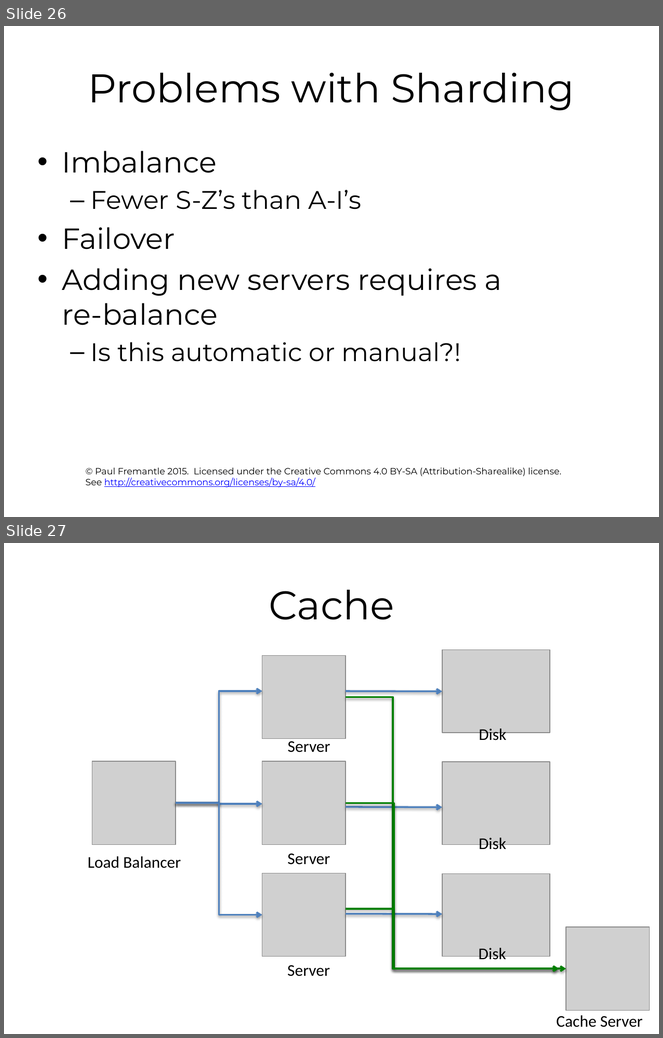
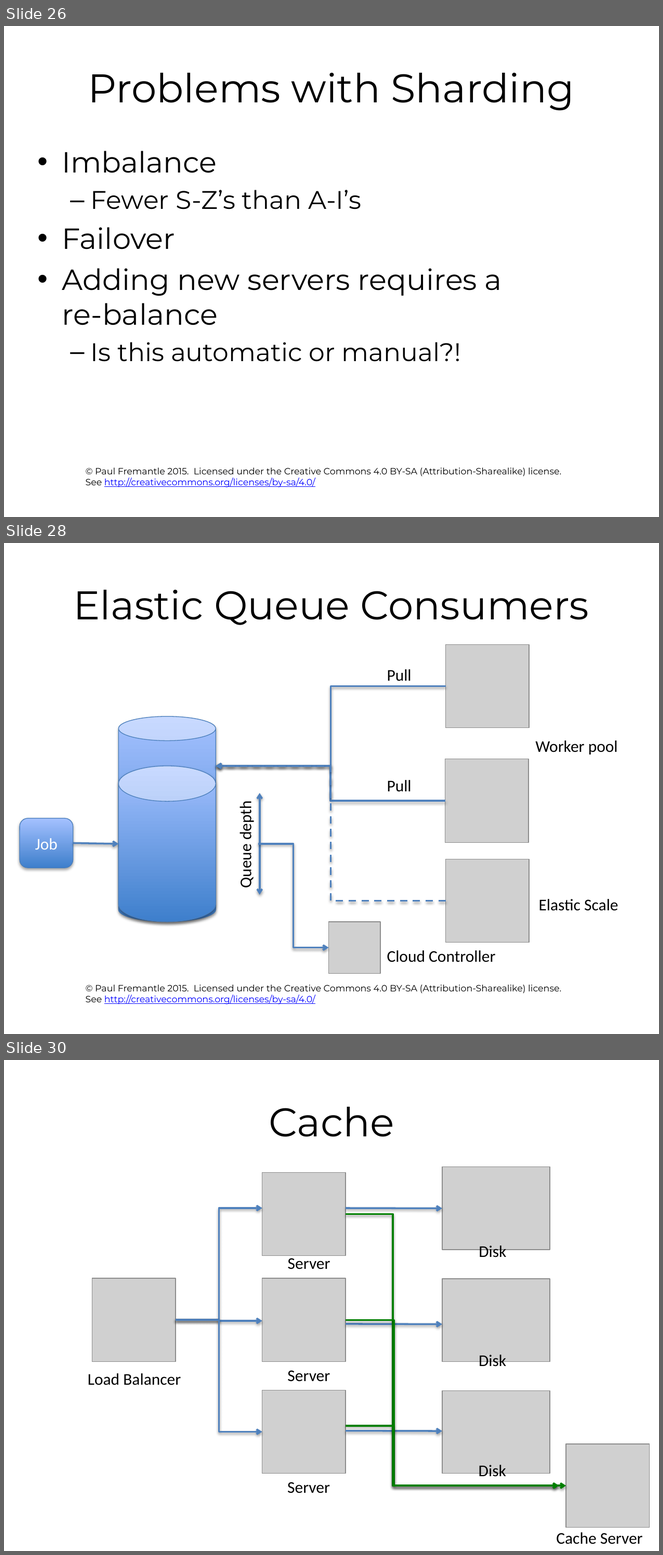
Before and after one commit to pzfreo/ox-clo, a slide deck: pres-source/03-cloud-computing-theory.pptx. Shown one above the other, each under a label of ours: slides 26 and 27 before the commit, slides 26, 28 and 30 after it; the slides between them are not shown. The pictures are 663x1038 and 663x1555 pixels, drawn with LibreOffice and Linux fonts; fonts in the diff are those of the drawing; grey boxes stand for pictures; background and template pictures are left out. Boxes give left, top, right and bottom in pixels: in the first picture for what was removed or moved away, otherwise in the second. Text is boxed around its words. In the diff, an @@ line names an element or a change of style, - is before the commit and + after.

```diff
--- a/pres-source/03-cloud-computing-theory.pptx
+++ b/pres-source/03-cloud-computing-theory.pptx
@@ slide 28 added at (4, 543, 659, 1034), background #FFFFFF; not listed: 1 template element that a slide beside it also shows @@
@@ title added at (73, 590, 590, 625), 44 pt, text #000000 @@
+Elastic Queue Consumers
@@ picture added at (445, 644, 529, 728) @@
@@ text added at (387, 669, 412, 681), 18 pt, text #000000 @@
+Pull
@@ elbow arrow added from (445, 687) to (216, 767), #4F81BD 2 pt @@
@@ cylinder added at (118, 717, 216, 923), fill gradient #3F80CE to #A4C4FF, outline #4B7EBC 0.75 pt @@
@@ text added at (535, 741, 618, 755), 18 pt, text #000000 @@
+Worker pool
@@ picture added at (445, 759, 529, 843) @@
@@ cylinder added at (118, 767, 216, 923), fill gradient #3F80CE to #A4C4FF, outline #4B7EBC 0.75 pt @@
@@ elbow arrow added from (445, 801) to (216, 767), #4F81BD 2 pt @@
@@ elbow arrow added from (445, 901) to (216, 767), #4F81BD 2 pt dashed @@
@@ text added at (387, 780, 412, 792), 18 pt, text #000000 @@
+Pull
@@ text added at (236, 805, 256, 888), 18 pt, text #000000 @@
+Queue depth
@@ double arrow added from (259, 793) to (259, 895), #4F81BD 2 pt @@
@@ rounded rectangle added at (20, 818, 73, 868), fill gradient #3F80CE to #A4C4FF, outline #4B7EBC 0.75 pt, 18 pt, text #FFFFFF @@
+Job
@@ arrow added from (73, 843) to (118, 845), #4F81BD 2 pt @@
@@ elbow arrow added from (258, 845) to (329, 948), #4F81BD 2 pt @@
@@ picture added at (445, 860, 529, 943) @@
@@ text added at (539, 899, 618, 911), 18 pt, text #000000 @@
+Elastic Scale
@@ picture added at (329, 923, 380, 974) @@
@@ text added at (387, 951, 495, 963), 18 pt, text #000000 @@
+Cloud Controller
@@ what was slide 27 is now slide 30 @@
```
Also in this commit, not shown: 1 slide changed, 10 other slides added, 2 slides removed, 13 other files.
